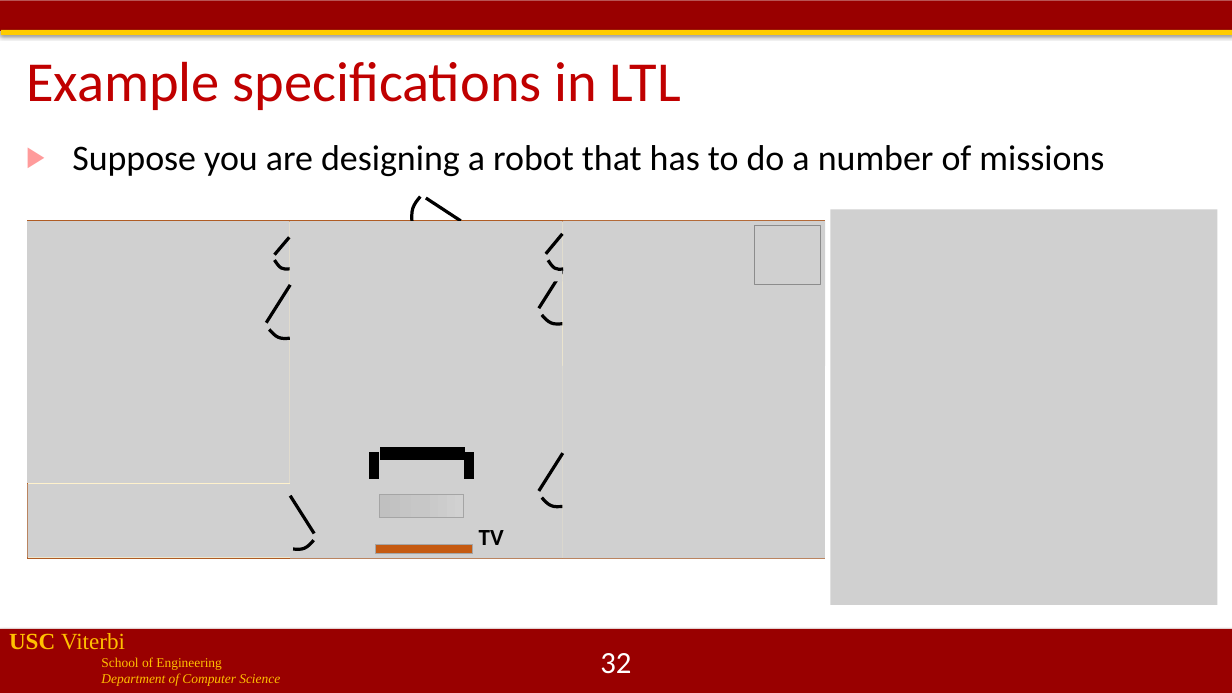
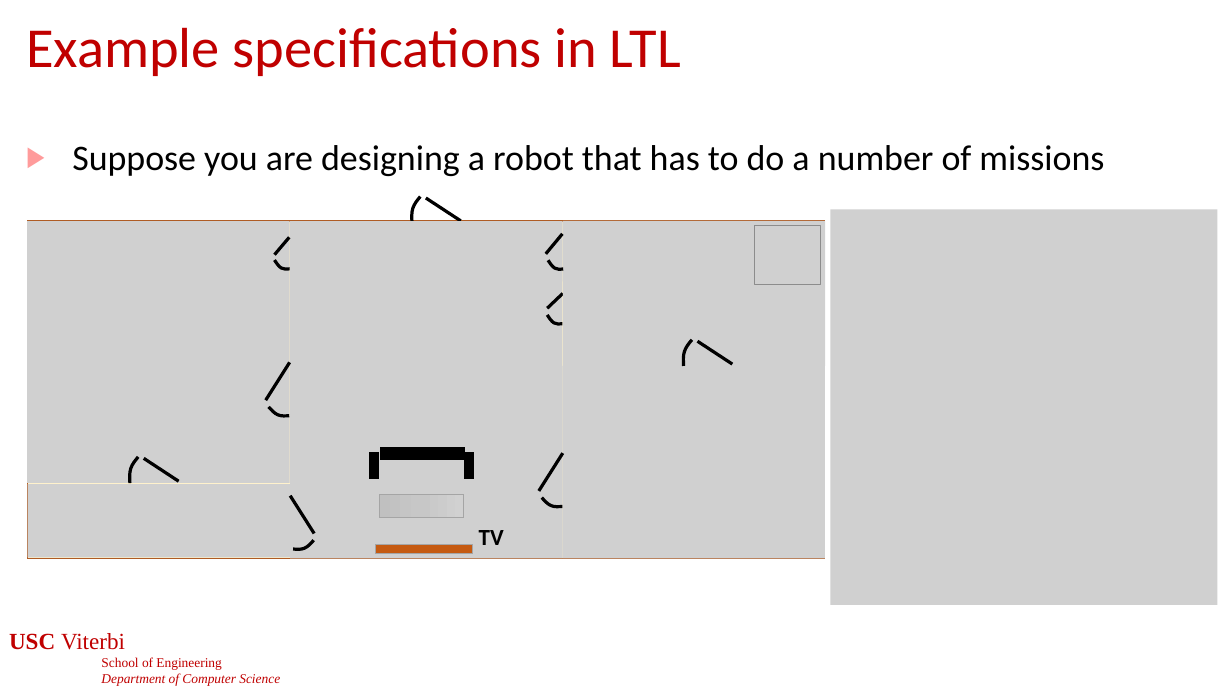
Before and after one commit to jdeshmukh/jdeshmukh.github.io, a slide deck: slide 32 of teaching/cs513slides/lecture6-Requirements and LTL.pptx. Drawn at 1232x693 pixels with LibreOffice and Linux fonts; fonts in the diff are those of the drawing; grey boxes stand for pictures; background and template pictures are left out. Boxes give left, top, right and bottom in pixels: in the first picture for what was removed or moved away, otherwise in the second. Text is boxed around its words. In the diff, an @@ line names an element or a change of style, - is before the commit and + after.

```diff
--- a/teaching/cs513slides/lecture6-Requirements and LTL.pptx
+++ b/teaching/cs513slides/lecture6-Requirements and LTL.pptx
@@ rectangle removed at <box>0,0,1232,30</box> @@
@@ title "Example specifications in LTL": place and size @@
-title "Example specifications in LTL" at <box>26,61,681,110</box>
+title "Example specifications in LTL" at <box>26,27,681,76</box>
@@ rectangle removed at <box>1,30,1232,35</box> @@
@@ line moved from (563, 271) - (539, 309) to (563, 294) - (547, 309) @@
@@ freeform shape: place and size @@
-freeform shape at <box>542,315,562,324</box>
+freeform shape at <box>547,315,562,324</box>
@@ freeform shape added at <box>683,340,692,366</box>, outline #000000 2.5 pt @@
@@ line added from (698, 341) to (733, 364), #000000 2.5 pt @@
@@ line moved from (290, 285) - (266, 323) to (289, 362) - (266, 400) @@
@@ freeform shape: place and size @@
-freeform shape at <box>269,330,289,339</box>
+freeform shape at <box>269,407,289,416</box>
@@ freeform shape added at <box>130,457,138,483</box>, outline #000000 2.5 pt @@
@@ line added from (144, 458) to (178, 482), #000000 2.5 pt @@
@@ text "USC Viterbi" at <box>9,633,280,686</box>: text colour #FFC000 to #C00000 @@
@@ rectangle removed at <box>0,629,1232,693</box> @@
```
Also in this commit, not shown: 32 other slides changed, 1 other file.
